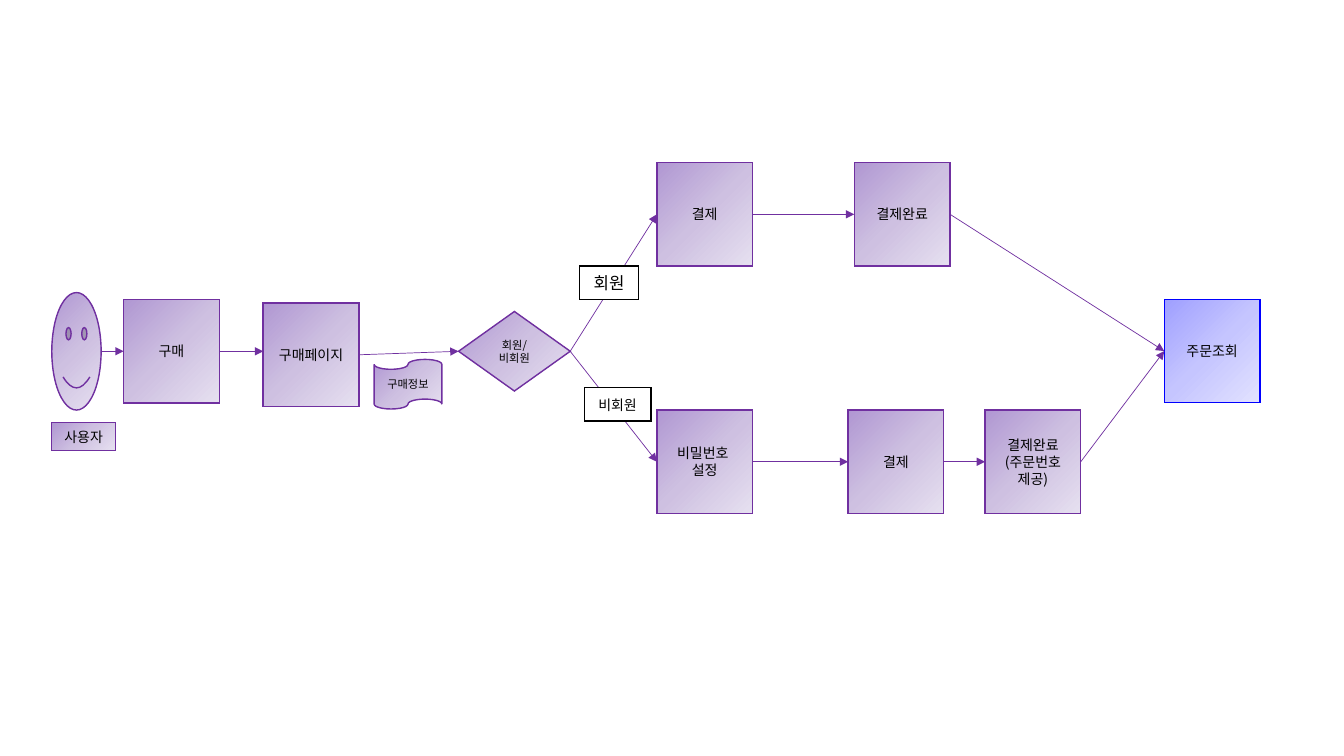
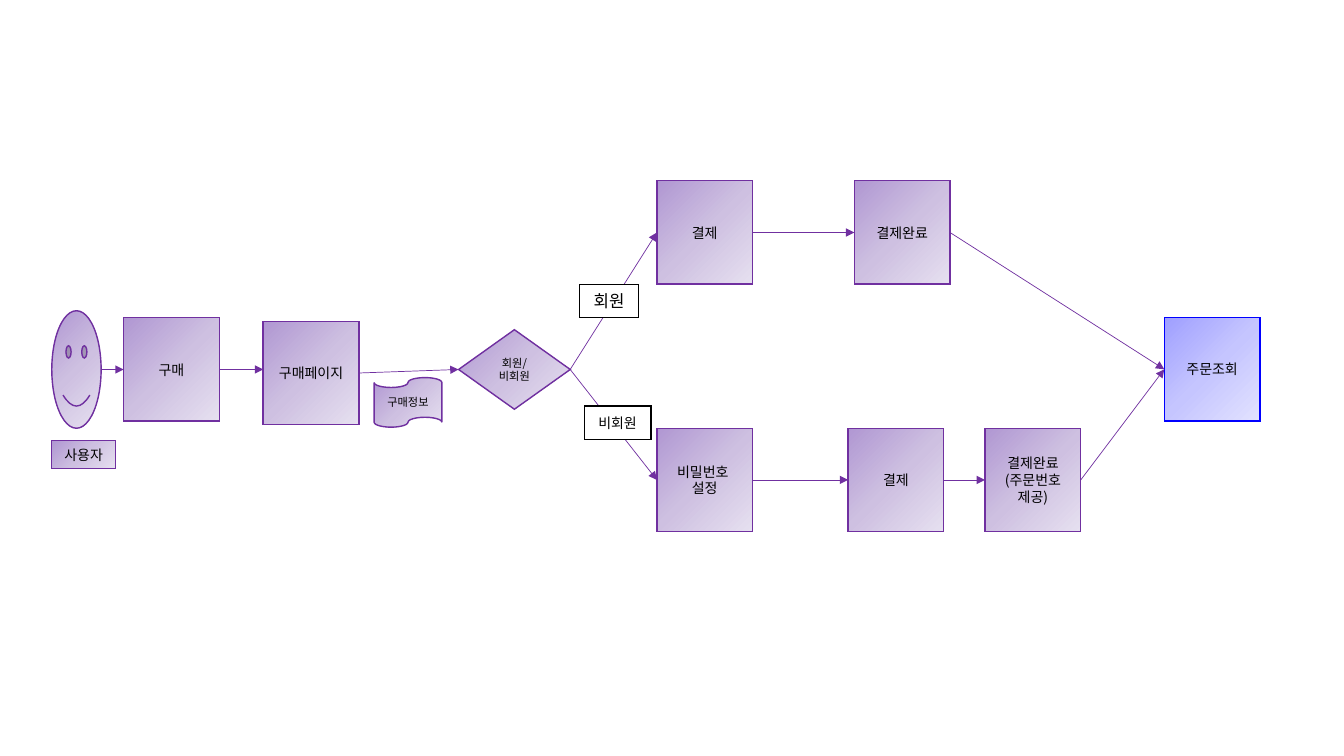
Before and after one commit to djawlths3/cafe24_project, a slide deck: slide 3 of doc/시나리오.pptx. Drawn at 1344x756 pixels with LibreOffice and Linux fonts; fonts in the diff are those of the drawing. Boxes give left, top, right and bottom in pixels: in the first picture for what was removed or moved away, otherwise in the second. Text is boxed around its words. In the diff, an @@ line names an element or a change of style, - is before the commit and + after.

```diff
--- a/doc/시나리오.pptx
+++ b/doc/시나리오.pptx
@@ 11 rectangles, 10 arrows, 1 diamond, 1 flow chart punched tape, 1 smiley face moved together from (x1=51, y1=162, x2=1260, y2=514) to (x1=51, y1=180, x2=1260, y2=532) @@
```
Also in this commit, not shown: 7 other files.
